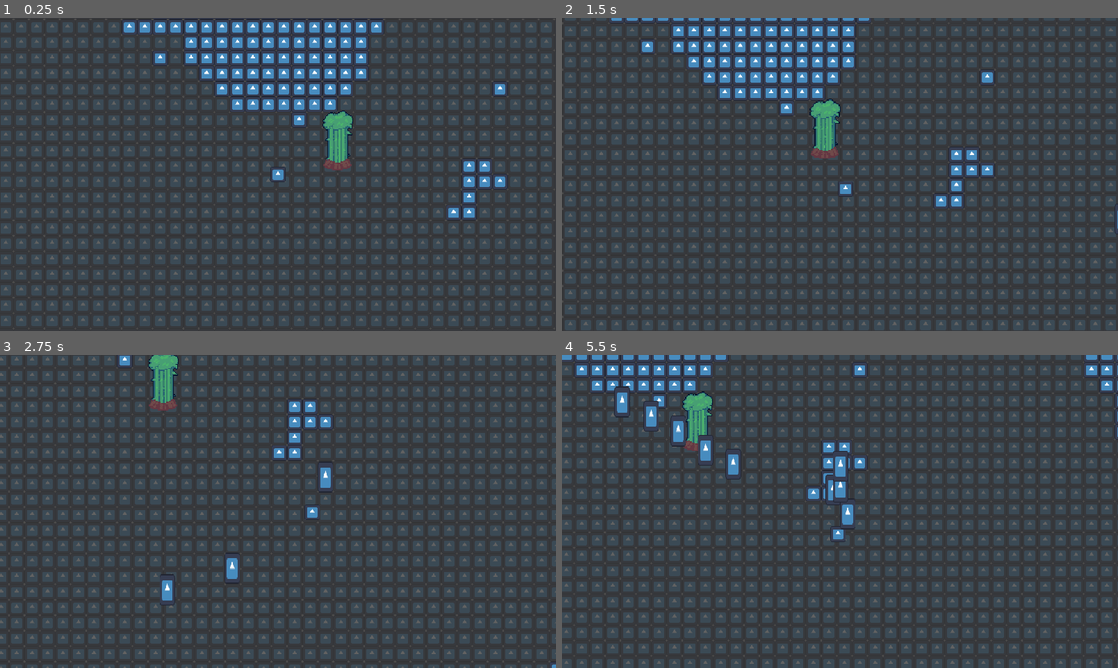
Above: before the commit, frames 1-4 (two rows, left to right).
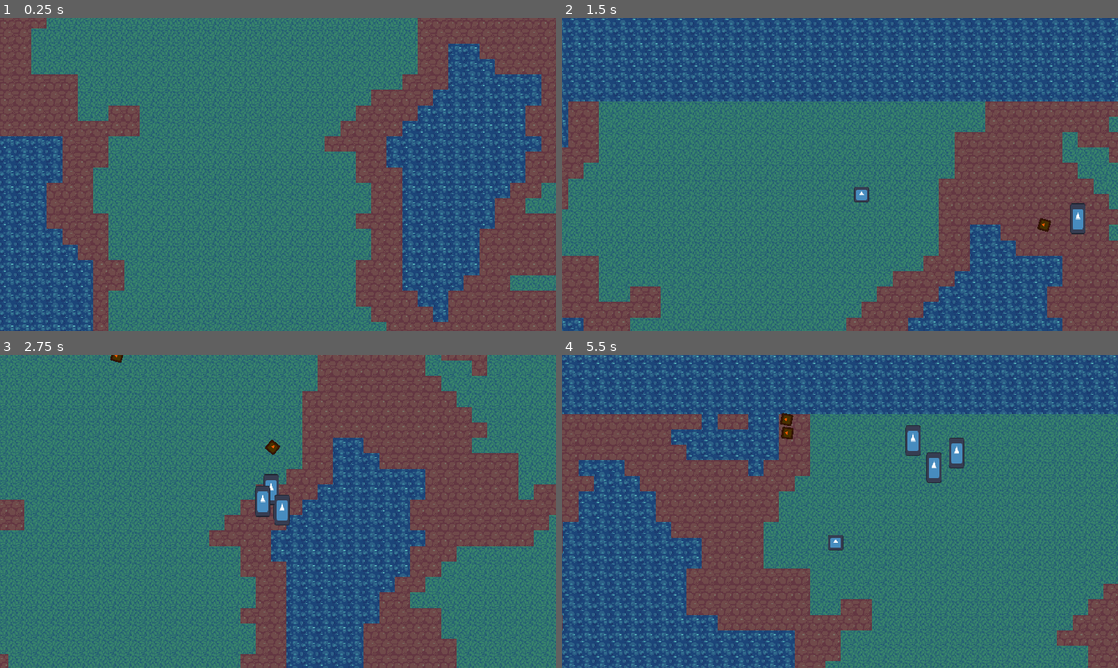
Above: after the commit, the same moments.

Repository: slotling/collateral-damage-gwj71
Game: Godot game, scene res://Scenes/Root/world.tscn
The game is run twice, just before and just after one commit, with the same random seed, the same clock (stepped at 60 frames per second) and the same inputs. The engine's default icon, where the game draws it, is replaced by a stand-in: a white triangle on a blue panel in a dark square.
Inputs (mouse positions are in pixels of both pictures, inside the frame that each line leads up to):
- Up to frame 1 (0.25 s): no input
- Up to frame 2 (1.5 s): move the mouse to (962, 158) at 0.52 s; hold D (right) 0.53-1.28 s; click (962, 158) at 0.6 s; move the mouse to (728, 190) at 1.27 s; hold S (backward) from 1.28 s (still down); right-click (728, 190) at 1.35 s
- Up to frame 3 (2.75 s): move the mouse to (333, 442) at 2.02 s; release S (backward) at 2.03 s; hold D (right) from 2.03 s (still down); hold Shift (run) from 2.03 s (still down)
- Up to frame 4 (5.5 s): move the mouse to (812, 574) at 2.77 s; release D (right) at 2.78 s; release Shift (run) at 2.78 s; hold W (forward) 2.78-3.53 s; click (812, 574) at 2.85 s; move the mouse to (1006, 558) at 3.52 s; hold A (left) 3.53-5.03 s; right-click (1006, 558) at 3.6 s; move the mouse to (673, 464) at 4.27 s; tap Shift (run) at 4.35 s; move the mouse to (867, 511) at 5.02 s; hold S (backward) from 5.03 s (still down); click (867, 511) at 5.1 s

The runs differ from the first frame. In frame 1, 99% of the frame differs, in the area x 0-100%, y 0-100%; in frame 2, 99%; in frame 3, 99%; in frame 4, 99%.

Commit message:
tilemap

Diff:
--- /dev/null
+++ b/Handlers/AttackHandlers/CharacterAttacks/Demolitionist_Attack2.gd
@@ -0,0 +1,8 @@
+extends "res://Handlers/AttackHandlers/CharacterAttack.gd"
+
+var explosion_preload = preload("res://Scenes/Entities/Projectiles/Variations/demolitionist_self_explosion.tscn")
+
+func execute() -> void:
+	var instance = explosion_preload.instantiate()
+	instance.init(get_parent().global_position)
+	Global.add_world_node(instance)
--- a/Handlers/AttackHandlers/EnemyAttacks/TerminatorEnemy_Attack1.gd
+++ b/Handlers/AttackHandlers/EnemyAttacks/TerminatorEnemy_Attack1.gd
@@ -9,4 +9,4 @@
 	instance.init(enemypos, rad_to_deg(enemypos.angle_to_point(playerpos)))
 	Global.add_world_node(instance)
 
-	await get_tree().create_timer(1).timeout
+	await get_tree().create_timer(2).timeout
--- a/Handlers/AttackHandlers/enemy_attacks_group.gd
+++ b/Handlers/AttackHandlers/enemy_attacks_group.gd
@@ -7,6 +7,10 @@
 
 func _ready():
 	randomize()
+
+	ongoing = true
+	await get_tree().create_timer(randf_range(0, 1)).timeout
+	ongoing = false
 
 var in_range := false
 var ongoing := false
@@ -29,6 +33,8 @@
 	var attack_chosen: EnemyAttack = usable_attacks.pick_random()
 	ongoing = true
 	await attack_chosen.execute()
+	await get_tree().create_timer(randf_range(0, 0.5)).timeout
+
 	ongoing = false
 
 func _process(delta):
--- a/Handlers/HitBoxHandler.gd
+++ b/Handlers/HitBoxHandler.gd
@@ -20,4 +20,11 @@
 
 func _on_area_entered(area):
 	if area.is_in_group("hurtbox"):
+		var parent = get_parent()
+		if area.avoid_damaging_enemies && parent.is_in_group("enemy"):
+			return
+
+		if area.avoid_damaging_player && parent.is_in_group("player"):
+			return
+
 		get_hit(area.strength, area.cause, area.global_position)
--- a/Handlers/WaveHandler.gd
+++ b/Handlers/WaveHandler.gd
@@ -5,7 +5,7 @@
 
 @onready var cooldown_timer = $WaveCooldown
 @onready var camera = get_tree().get_first_node_in_group("main_cam")
-@onready var enemy = preload("res://Scenes/Entities/enemy.tscn")
+@onready var enemy = preload("res://Scenes/Entities/Enemies/terminator_enemy.tscn")
 @export var enabled = true
 
 @export var wave_cooldown: int
@@ -50,7 +50,7 @@
 	var health_handler = enemy_instance.health_handler
 
 	enemy_count += 1
-	enemy_instance.type = str(enemy_type)
+	# enemy_instance.type = str(enemy_type)
 	enemy_instance.global_position = get_random_position()
 
 	if health_handler:
--- a/Handlers/despawn_on_contact_handler.gd
+++ b/Handlers/despawn_on_contact_handler.gd
@@ -1,12 +1,16 @@
 extends Area2D
 
-@export_enum("enemy", "player", "enemy_and_player") var despawn_to_type: String = "enemy_and_player" # as well as world
+@export var strength := 10
+@export var cause := "Unknown"
+@export var avoid_damaging_enemies := false
+@export var avoid_damaging_player := false
 
-# Called when the node enters the scene tree for the first time.
-func _ready():
-	pass # Replace with function body.
+func _on_body_entered(body):
+	var parent = get_parent()
+	if avoid_damaging_enemies && body.is_in_group("enemy"):
+		return
 
+	if avoid_damaging_player && body.is_in_group("player"):
+		return
 
-# Called every frame. 'delta' is the elapsed time since the previous frame.
-func _process(delta):
-	pass
+	parent.despawn()
--- a/Handlers/despawn_on_contact_handler.tscn
+++ b/Handlers/despawn_on_contact_handler.tscn
@@ -3,4 +3,7 @@
 [ext_resource type="Script" path="res://Handlers/despawn_on_contact_handler.gd" id="1_5gayd"]
 
 [node name="DespawnOnContactHandler" type="Area2D"]
+editor_description = "REQUIRE PARENT TO HAVE \"despawn\" FUNCTION"
 script = ExtResource("1_5gayd")
+
+[connection signal="body_entered" from="." to="." method="_on_body_entered"]
--- a/Handlers/hurt_box_handler.gd
+++ b/Handlers/hurt_box_handler.gd
@@ -2,3 +2,5 @@
 
 @export var strength := 10
 @export var cause := "Unknown"
+@export var avoid_damaging_enemies := false
+@export var avoid_damaging_player := false
--- a/Resources/Tilesets/MainTileset.tres
+++ b/Resources/Tilesets/MainTileset.tres
@@ -1,26 +1,35 @@
-[gd_resource type="TileSet" load_steps=5 format=3 uid="uid://ceesdgnytboj8"]
+[gd_resource type="TileSet" load_steps=7 format=3 uid="uid://ceesdgnytboj8"]
 
-[ext_resource type="Texture2D" uid="uid://b1k3mggtht0mx" path="res://icon.svg" id="1_ly63v"]
+[ext_resource type="Texture2D" uid="uid://qwjb26svp7gc" path="res://Assets/Textures/NyomSprites.png" id="1_t2ng3"]
+[ext_resource type="Texture2D" uid="uid://bc87wc7sxfayf" path="res://Assets/Textures/water_tile.png" id="2_yjc13"]
+[ext_resource type="Texture2D" uid="uid://dy2punu48a7dr" path="res://Assets/Textures/dirt_tile.png" id="3_4g30n"]
 
-[sub_resource type="NavigationPolygon" id="NavigationPolygon_3p3gx"]
-source_geometry_group_name = &"navigation_polygon_source_group"
+[sub_resource type="TileSetAtlasSource" id="TileSetAtlasSource_rt2dc"]
+texture = ExtResource("1_t2ng3")
+texture_region_size = Vector2i(32, 32)
+3:7/0 = 0
+3:7/0/physics_layer_0/linear_velocity = Vector2(0, 0)
+3:7/0/physics_layer_0/angular_velocity = 0.0
 
-[sub_resource type="TileSetAtlasSource" id="TileSetAtlasSource_1e8eb"]
-resource_name = "Wall"
-texture = ExtResource("1_ly63v")
+[sub_resource type="TileSetAtlasSource" id="TileSetAtlasSource_fccle"]
+texture = ExtResource("2_yjc13")
 texture_region_size = Vector2i(32, 32)
+0:0/animation_columns = 5
+0:0/animation_speed = 10.0
+0:0/animation_frame_0/duration = 1.0
+0:0/animation_frame_1/duration = 1.0
+0:0/animation_frame_2/duration = 1.0
+0:0/animation_frame_3/duration = 1.0
+0:0/animation_frame_4/duration = 1.0
 0:0/0 = 0
 0:0/0/physics_layer_0/linear_velocity = Vector2(0, 0)
 0:0/0/physics_layer_0/angular_velocity = 0.0
-0:0/0/physics_layer_0/polygon_0/points = PackedVector2Array(-16, -16, 16, -16, 16, 16, -16, 16)
-0:0/0/navigation_layer_0/polygon = SubResource("NavigationPolygon_3p3gx")
+0:0/0/physics_layer_0/polygon_0/points = PackedVector2Array(-16, 16, 16, 16, 16, -16, -16, -16)
 
-[sub_resource type="TileSetAtlasSource" id="TileSetAtlasSource_bqjy3"]
-resource_name = "Floor"
-texture = ExtResource("1_ly63v")
+[sub_resource type="TileSetAtlasSource" id="TileSetAtlasSource_oxf81"]
+texture = ExtResource("3_4g30n")
 texture_region_size = Vector2i(32, 32)
 0:0/0 = 0
-0:0/0/modulate = Color(0.498039, 0.498039, 0.498039, 0.427451)
 0:0/0/physics_layer_0/linear_velocity = Vector2(0, 0)
 0:0/0/physics_layer_0/angular_velocity = 0.0
 
@@ -28,5 +37,6 @@
 tile_size = Vector2i(32, 32)
 physics_layer_0/collision_layer = 1
 navigation_layer_0/layers = 1
-sources/0 = SubResource("TileSetAtlasSource_1e8eb")
-sources/1 = SubResource("TileSetAtlasSource_bqjy3")
+sources/3 = SubResource("TileSetAtlasSource_rt2dc")
+sources/4 = SubResource("TileSetAtlasSource_fccle")
+sources/5 = SubResource("TileSetAtlasSource_oxf81")
--- a/Scenes/Entities/Characters/demolitionist_player.tscn
+++ b/Scenes/Entities/Characters/demolitionist_player.tscn
@@ -1,13 +1,22 @@
-[gd_scene load_steps=4 format=3 uid="uid://djorhqqn1rked"]
+[gd_scene load_steps=5 format=3 uid="uid://djorhqqn1rked"]
 
 [ext_resource type="PackedScene" uid="uid://d2vt5m4ks2jor" path="res://Scenes/Entities/player.tscn" id="1_w0i3m"]
 [ext_resource type="Script" path="res://Handlers/AttackHandlers/CharacterAttacks/Demolitionist_Attack1.gd" id="2_svhre"]
 [ext_resource type="Texture2D" uid="uid://b1k3mggtht0mx" path="res://icon.svg" id="3_akf5q"]
+[ext_resource type="Script" path="res://Handlers/AttackHandlers/CharacterAttacks/Demolitionist_Attack2.gd" id="3_sfkv8"]
 
 [node name="DemolitionistPlayer" instance=ExtResource("1_w0i3m")]
 
 [node name="CharacterAttack1" parent="." index="6"]
 script = ExtResource("2_svhre")
 
-[node name="Icon" type="Sprite2D" parent="." index="7"]
+[node name="CharacterAttack2" parent="." index="7"]
+script = ExtResource("3_sfkv8")
+
+[node name="CooldownTimer" parent="CharacterAttack2" index="0"]
+wait_time = 10.0
+
+[node name="Icon" type="Sprite2D" parent="." index="8"]
 texture = ExtResource("3_akf5q")
+
+[editable path="CharacterAttack2"]
--- a/Scenes/Entities/Enemies/terminator_enemy.tscn
+++ b/Scenes/Entities/Enemies/terminator_enemy.tscn
@@ -6,6 +6,9 @@
 
 [node name="TerminatorEnemy" instance=ExtResource("1_iclhj")]
 
+[node name="MovementHandler" parent="." index="6"]
+max_speed = 250.0
+
 [node name="EnemyAttack" parent="EnemyAttacksGroup" index="0" instance=ExtResource("2_ky7sh")]
 script = ExtResource("3_glmjw")
 
--- a/Scenes/Entities/Projectiles/Bullet.gd
+++ b/Scenes/Entities/Projectiles/Bullet.gd
@@ -8,8 +8,11 @@
 	rotation_degrees = rot_deg
 
 func _ready():
-	await get_tree().create_timer(10)
+	await get_tree().create_timer(10).timeout
 	queue_free()
 
 func _process(delta):
 	global_position += Vector2(SPEED*delta, 0).rotated(rotation)
+
+func despawn():
+	queue_free()
--- a/Scenes/Entities/Projectiles/Bullet.tscn
+++ b/Scenes/Entities/Projectiles/Bullet.tscn
@@ -1,23 +1,29 @@
-[gd_scene load_steps=5 format=3 uid="uid://c6no1qlukpfbs"]
+[gd_scene load_steps=6 format=3 uid="uid://c6no1qlukpfbs"]
 
 [ext_resource type="Script" path="res://Scenes/Entities/Projectiles/Bullet.gd" id="1_7mcev"]
 [ext_resource type="Texture2D" uid="uid://b1k3mggtht0mx" path="res://icon.svg" id="2_hin6l"]
 [ext_resource type="PackedScene" uid="uid://cm2ssf8ce16m5" path="res://Handlers/hurt_box_handler.tscn" id="3_fhy25"]
+[ext_resource type="PackedScene" uid="uid://bkgwrq0s5kkjl" path="res://Handlers/despawn_on_contact_handler.tscn" id="4_gi5hn"]
 
 [sub_resource type="CircleShape2D" id="CircleShape2D_whifp"]
-radius = 16.0
+radius = 8.0
 
 [node name="Bullet" type="Node2D"]
 script = ExtResource("1_7mcev")
 
 [node name="Icon" type="Sprite2D" parent="."]
 modulate = Color(1, 0.35, 0, 1)
-position = Vector2(-4.76837e-07, 4.76837e-07)
-rotation = 1.5708
+rotation = 1.57079
+scale = Vector2(0.75, 0.75)
 texture = ExtResource("2_hin6l")
 
 [node name="HurtBoxHandler" parent="." instance=ExtResource("3_fhy25")]
-damage_to_type = "player"
+avoid_damaging_enemies = true
 
 [node name="CollisionShape2D" type="CollisionShape2D" parent="HurtBoxHandler"]
 shape = SubResource("CircleShape2D_whifp")
+
+[node name="DespawnOnContactHandler" parent="." instance=ExtResource("4_gi5hn")]
+
+[node name="CollisionShape2D" type="CollisionShape2D" parent="DespawnOnContactHandler"]
+shape = SubResource("CircleShape2D_whifp")
--- /dev/null
+++ b/Scenes/Entities/Projectiles/Variations/demolitionist_self_explosion.tscn
@@ -0,0 +1,15 @@
+[gd_scene load_steps=3 format=3 uid="uid://bcxywow2418mq"]
+
+[ext_resource type="PackedScene" uid="uid://cqbskis2pu6vb" path="res://Scenes/Entities/Projectiles/explosion.tscn" id="1_tc5ts"]
+
+[sub_resource type="CircleShape2D" id="CircleShape2D_f6fyc"]
+resource_local_to_scene = true
+radius = 194.648
+
+[node name="DemolitionistSelfExplosion" instance=ExtResource("1_tc5ts")]
+
+[node name="HurtBoxHandler" parent="." index="0"]
+avoid_damaging_player = true
+
+[node name="CollisionShape2D" parent="HurtBoxHandler" index="0"]
+shape = SubResource("CircleShape2D_f6fyc")
--- a/Scenes/Entities/enemy.gd
+++ b/Scenes/Entities/enemy.gd
@@ -5,8 +5,6 @@
 @onready var movement_handler: Node = $MovementHandler
 @onready var health_handler: Node = $HealthHandler
 @onready var soft_collision: Area2D = $SoftCollision
-
-@export_enum("terminator", "killer_panda") var type: String = "terminator"
 
 var state: String = "idle"
 var dir: Vector2 = Vector2.ZERO
--- a/Scenes/Entities/player.tscn
+++ b/Scenes/Entities/player.tscn
@@ -37,6 +37,7 @@
 shape = SubResource("RectangleShape2D_jroy1")
 
 [node name="MovementHandler" parent="." instance=ExtResource("2_wj5aa")]
+max_speed = 400.0
 
 [node name="HealthHandler" parent="." instance=ExtResource("3_mkbxr")]
 
--- a/Scenes/Generation/terrain.gd
+++ b/Scenes/Generation/terrain.gd
@@ -2,6 +2,7 @@
 
 @export var debugNoRelocate = false
 @export var size:Vector2 = Vector2.ZERO
+@export var border_width:int = 20
 
 @export var noise_map : NoiseTexture2D
 var noise : Noise
@@ -14,12 +15,14 @@
 @onready var tilesize: Vector2 = tileset.tile_size
 
 const tile_source = [
-	0,
-	1
+	4,
+	5,
+	3
 ]
 const tile_atlas_coords = [
 	Vector2(0, 0),
-	Vector2(0, 0)
+	Vector2(0, 0),
+	Vector2(3, 7)
 ]
 
 func relocate_player(x, y):
@@ -46,7 +49,7 @@
 	for x in range(size.x):
 		for y in range(size.y):
 			var noise_value_decimal = (noise_value_array[x][y] - min_val) / (max_val-min_val)
-			if noise_value_decimal >= 0.5:
+			if noise_value_decimal >= 0.6:
 				spawnable_tiles.append(Vector2(x, y))
 
 			for i in range(color_ramp_offsets.size()):
@@ -58,9 +61,9 @@
 	relocate_player(random_spawnable_tile_pos.x, random_spawnable_tile_pos.y)
 
 func generate_initial():
-	for x in range(size.x+2):
-		for y in range(size.y+2):
-			generate_tile(0, x-1, y-1)
+	for x in range(size.x+border_width*2):
+		for y in range(size.y+border_width*2):
+			generate_tile(0, x-border_width, y-border_width)
 
 var navigation_vertices = []
 
--- a/Scenes/Generation/terrain.tscn
+++ b/Scenes/Generation/terrain.tscn
@@ -5,8 +5,8 @@
 
 [sub_resource type="Gradient" id="Gradient_s6f1m"]
 interpolation_mode = 1
-offsets = PackedFloat32Array(0, 0.347826, 1)
-colors = PackedColorArray(0, 0, 0, 1, 1, 1, 1, 1, 1, 1, 1, 1)
+offsets = PackedFloat32Array(0, 0.333333, 0.46087, 1)
+colors = PackedColorArray(0.109804, 0.270588, 0.47451, 1, 0.439216, 0.290196, 0.290196, 1, 0.203922, 0.494118, 0.423529, 1, 1, 1, 1, 1)
 
 [sub_resource type="FastNoiseLite" id="FastNoiseLite_s0251"]
 frequency = 0.025
--- a/Scenes/Root/world.tscn
+++ b/Scenes/Root/world.tscn
@@ -1,8 +1,7 @@
-[gd_scene load_steps=5 format=3 uid="uid://dxacdto1scojh"]
+[gd_scene load_steps=4 format=3 uid="uid://dxacdto1scojh"]
 
 [ext_resource type="PackedScene" uid="uid://d3hrl4tjnukfe" path="res://Scenes/Generation/terrain.tscn" id="1_r6r10"]
 [ext_resource type="PackedScene" uid="uid://djorhqqn1rked" path="res://Scenes/Entities/Characters/demolitionist_player.tscn" id="2_0m2oe"]
-[ext_resource type="PackedScene" uid="uid://brrquad1bj0h1" path="res://Scenes/Environment/bamboo.tscn" id="4_4rcn2"]
 [ext_resource type="PackedScene" uid="uid://14wcwtgp2v2v" path="res://Handlers/wave_handler.tscn" id="4_apm3v"]
 
 [node name="World" type="Node2D"]
@@ -14,13 +13,6 @@
 spawning_distance = 700
 
 [node name="Terrain" parent="." instance=ExtResource("1_r6r10")]
-debugNoRelocate = true
 size = Vector2(100, 100)
 
 [node name="DemolitionistPlayer" parent="." instance=ExtResource("2_0m2oe")]
-position = Vector2(4, 1)
-
-[node name="Bamboo" parent="." instance=ExtResource("4_4rcn2")]
-position = Vector2(128, -16)
-
-[editable path="DemolitionistPlayer"]
Binary file added: Assets/Textures/dirt_tile.png
Not shown, added: Assets/Textures/dirt_tile.png.import
Binary file added: Assets/Textures/water_tile.png
Not shown, added: Assets/Textures/water_tile.png.import
